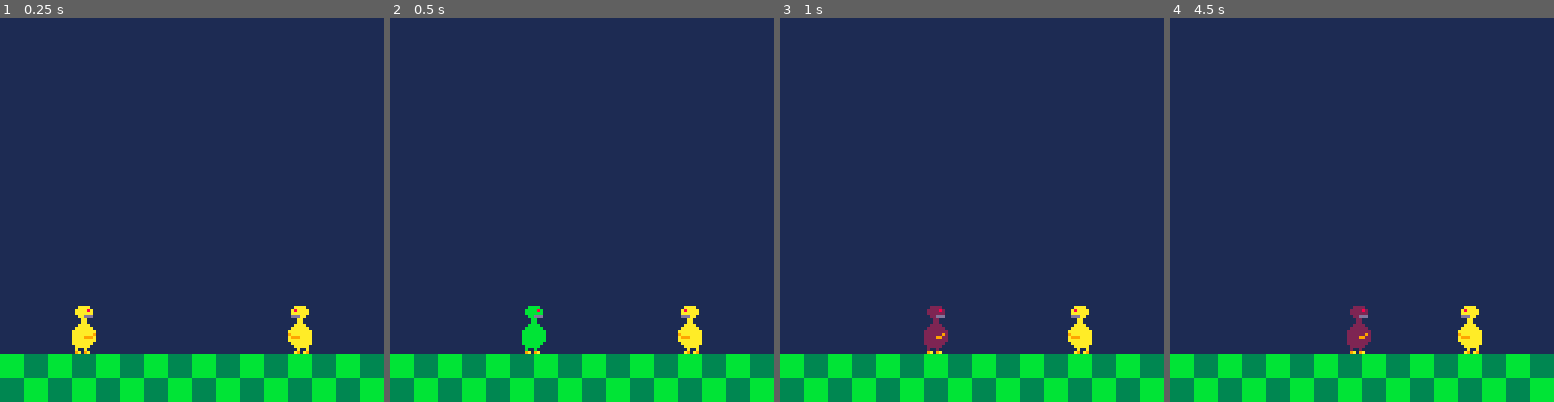
Above: before the commit, frames 1-4 (left to right).
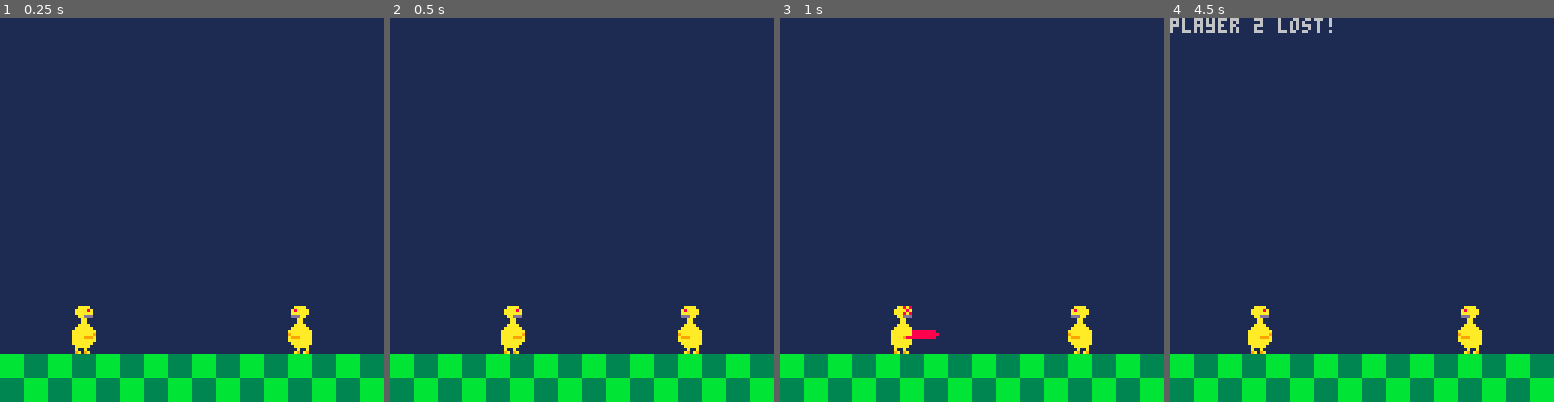
Above: after the commit, the same moments.

Repository: davidjtferguson/dancejab
Game: PICO-8 cartridge jab.p8
The game is run twice, just before and just after one commit, with the same random seed, the same clock (stepped at 60 frames per second) and the same inputs.
Inputs:
- Up to frame 1 (0.25 s): no input
- Up to frame 2 (0.5 s): tap X (X key) at 0.33 s
- Up to frame 3 (1 s): tap O (Z key) at 0.7 s
- Up to frame 4 (4.5 s): tap X (X key) at 1.07, 1.85, 2.97, 4.08 s; hold Right 1.6-2.1 s; tap O (Z key) every 0.4 s from 1.7 to 4.1 s; hold Right 2.47-3.03 s; hold Left 3.08-3.58 s; hold Right from 4.02 s (still down)

Frame 1 is identical in both runs. In frame 2, 1.0% of the frame differs, in the area x 28-41%, y 75-88%; in frame 3, 1.1%; in frame 4, 1.7%, in the area x 0-53%, y 0-88%.

Commit message:
rory playtesting v1

Diff:
--- a/jab.p8
+++ b/jab.p8
@@ -13,20 +13,20 @@
 
   --how long each action lasts
   -- in frames at 60fps
-  rollframes=9,
-  jabframes=6,
-  jablagframes=30,
+  rollframes=5,
+  jabframes=20,
+  jablagframes=12,
 
   --movement limits
   -- in pixels/frame
-  xacc=0.15,
-  xmaxvel=1.3,
+  xacc=0.2,
+  xmaxvel=.5,
   xrollmaxvel=2,
 
   --xvel is multiplied by this
   -- each frame there's no input
   -- and not rolling
-  xdecellrate=0.7,
+  xdecellrate=.7,
 
   --hitbox sizes in pixels
   -- (won't effect visual)
@@ -257,22 +257,22 @@
  return true
 end
 __gfx__
-00000000bbbbbbbb00aaaa0000bbbb00000000000022220000aa8a80000000000000000000000000000000000000000000000000000000000000000000000000
-00000000bbbbbbbb0aaaa8a00bbbb8b000000000022228200aaaa8a0000000000000000000000000000000000000000000000000000000000000000000000000
-00700700bbbbbbbb0aaaaaa00bbbbbb000000000022222200aaa8a80000000000000000000000000000000000000000000000000000000000000000000000000
-00077000bbbbbbbb00aaddd000bbddd0000000000022ddd000aaddd0000000000000000000000000000000000000000000000000000000000000000000000000
-00077000bbbbbbbb000aa000000bb0000000000000022000000aa000000000000000000000000000000000000000000000000000000000000000000000000000
-00700700bbbbbbbb000aa000000bb0000000000000022000000aa000000000000000000000000000000000000000000000000000000000000000000000000000
-00000000bbbbbbbb00aaaa0000bbbb00000000000022220000aaaa00000000000000000000000000000000000000000000000000000000000000000000000000
-00000000bbbbbbbb0aaaaaa00bbbbbb000000000022222200aaaaaa0000000000000000000000000000000000000000000000000000000000000000000000000
-33333333ccccccccaaaaaaaabbbbbbbb0000000022222222aaaaaaa8888888800000000000000000000000000000000000000000000000000000000000000000
-33333333ccccccccaaaaaaa9bbbbbbbb0000000022222292aaaaaaa8888888880000000000000000000000000000000000000000000000000000000000000000
-33333333ccccccccaaaa999abbbbbbbb0000000022229922aaaa9888888888800000000000000000000000000000000000000000000000000000000000000000
-33333333ccccccccaaaaaaaabbbbbbbb0000000022222222aaaaaaa0000000000000000000000000000000000000000000000000000000000000000000000000
-33333333ccccccccaaaaaaa0bbbbbbb00000000022222220aaaaaaa0000000000000000000000000000000000000000000000000000000000000000000000000
-33333333cccccccc0aaaaa000bbbbb0000000000022222000aaaaa00000000000000000000000000000000000000000000000000000000000000000000000000
-33333333cccccccc0a00a0000b00b00000000000020020000a00a000000000000000000000000000000000000000000000000000000000000000000000000000
-33333333cccccccc09a09a0009a09a000000000009a09a0009a09a00000000000000000000000000000000000000000000000000000000000000000000000000
+00000000bbbbbbbb00aaaa0000cccc00000000000022220000aa8a80000000000000000000000000000000000000000000000000000000000000000000000000
+00000000bbbbbbbb0aaaa8a00cccc8c000000000022228200aaaa8a0000000000000000000000000000000000000000000000000000000000000000000000000
+00700700bbbbbbbb0aaaaaa00cccccc000000000022222200aaa8a80000000000000000000000000000000000000000000000000000000000000000000000000
+00077000bbbbbbbb00aaddd000ccddd0000000000022ddd000aaddd0000000000000000000000000000000000000000000000000000000000000000000000000
+00077000bbbbbbbb000aa000000cc0000000000000022000000aa000000000000000000000000000000000000000000000000000000000000000000000000000
+00700700bbbbbbbb000aa000000cc0000000000000022000000aa000000000000000000000000000000000000000000000000000000000000000000000000000
+00000000bbbbbbbb00aaaa0000cccc00000000000022220000aaaa00000000000000000000000000000000000000000000000000000000000000000000000000
+00000000bbbbbbbb0aaaaaa00cccccc000000000022222200aaaaaa0000000000000000000000000000000000000000000000000000000000000000000000000
+33333333ccccccccaaaaaaaacccccccc0000000022222222aaaaaaa8888888800000000000000000000000000000000000000000000000000000000000000000
+33333333ccccccccaaaaaaa9cccccccd0000000022222292aaaaaaa8888888880000000000000000000000000000000000000000000000000000000000000000
+33333333ccccccccaaaa999accccdddc0000000022229922aaaa9888888888800000000000000000000000000000000000000000000000000000000000000000
+33333333ccccccccaaaaaaaacccccccc0000000022222222aaaaaaa0000000000000000000000000000000000000000000000000000000000000000000000000
+33333333ccccccccaaaaaaa0ccccccc00000000022222220aaaaaaa0000000000000000000000000000000000000000000000000000000000000000000000000
+33333333cccccccc0aaaaa000ccccc0000000000022222000aaaaa00000000000000000000000000000000000000000000000000000000000000000000000000
+33333333cccccccc0a00a0000c00c00000000000020020000a00a000000000000000000000000000000000000000000000000000000000000000000000000000
+33333333cccccccc09a09a000d70d7000000000009a09a0009a09a00000000000000000000000000000000000000000000000000000000000000000000000000
 
 
 
